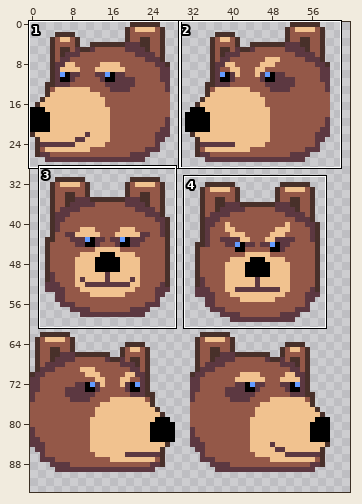
Two versions of one sprite sheet, JuiceJam2/Assets/Sprites/bear_heads.png. Above, an overview of the earlier version with the close-up marked.
Close-up. The starting point:
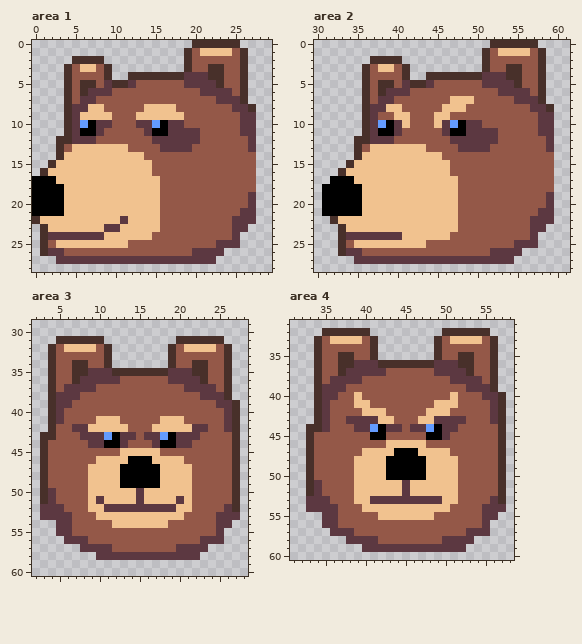
The file is 100x100 pixels. Shown: area 1: x 0..29, y 0..28; area 2: x 30..61, y 0..28; area 3: x 2..28, y 29..60; area 4: x 31..58, y 31..60. The wide view leaves out empty margins. The commit also changed other parts of the picture, which this record leaves out.
New version:
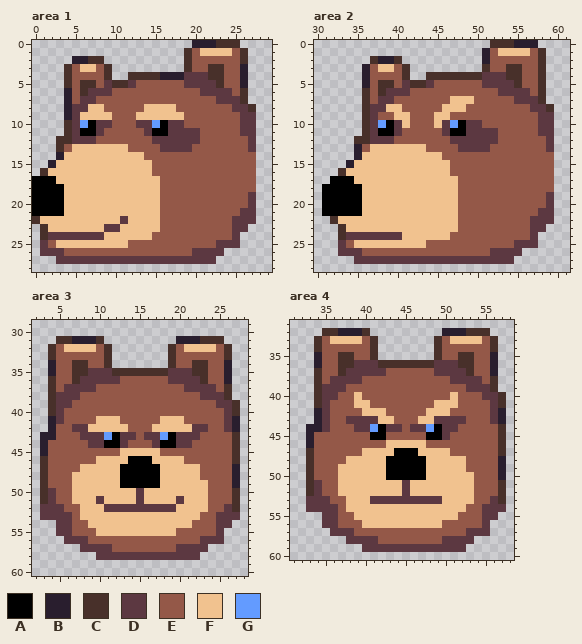
Palette (. is transparent): A #000000  B #291e2e  C #48302a  D #5c3841  E #945848  F #f1c28f  G #639bff
What changed:
Changed rows in their new state; - is an unchanged pixel.
Area 1:
first column x 4:
 0 ----------------BBB----
 2 -BB--------------------
 3 ----------------------B
 4 ------------BBB-------B
 5 ----------------------B
 6 B----------------------
 7 B----------------------
 8 B----------------------
 9 B----------------------
first column x 2:
14 -B
15 B-
first column x 1:
25 D
26 D
Area 2:
first column x 36:
 0 -------------------BBB
 1 ---------------B------
 2 --BB-----------B------
 3 B---------------------
 4 B---------------------
 5 B---------------------
first column x 34:
13 -B
14 -B
15 B-
first column x 33:
25 D
26 D
Area 3:
first column x 4:
31 ---BBB----------BBB----
34 B---------------------B
35 B---------------------B
36 ----------------------B
first column x 3:
41 -B----------------------B
42 -B----------------------B
43 BB-----------------------
44 B------------------------
45 B------------------------
47 -----F-------------F----B
48 ----FF-------------F----B
49 ----FF-------------FF---B
50 ----FF-------------FF----
51 ----FF-------------FF----
52 -----F-------------FF----
53 -----FF-----------FF-----
54 ------FFF-------FFF------
55 -------FFFFFFFFFF--------
Area 4:
first column x 34:
32 ---BBB----------BBB----
35 B---------------------B
36 B---------------------B
37 ----------------------B
first column x 33:
42 -B----------------------B
43 -B----------------------B
44 BB-----------------------
45 B------------------------
46 B------------------------
48 -----F-------------F----B
49 ----FF-------------F----B
50 ----FF-------------FF---B
51 ----FF-------------FF----
52 ----FF-------------FF----
53 -----F-------------FF----
54 -----FF-----------FF-----
55 ------FFF-------FFF------
56 -------FFFFFFFFFF--------
